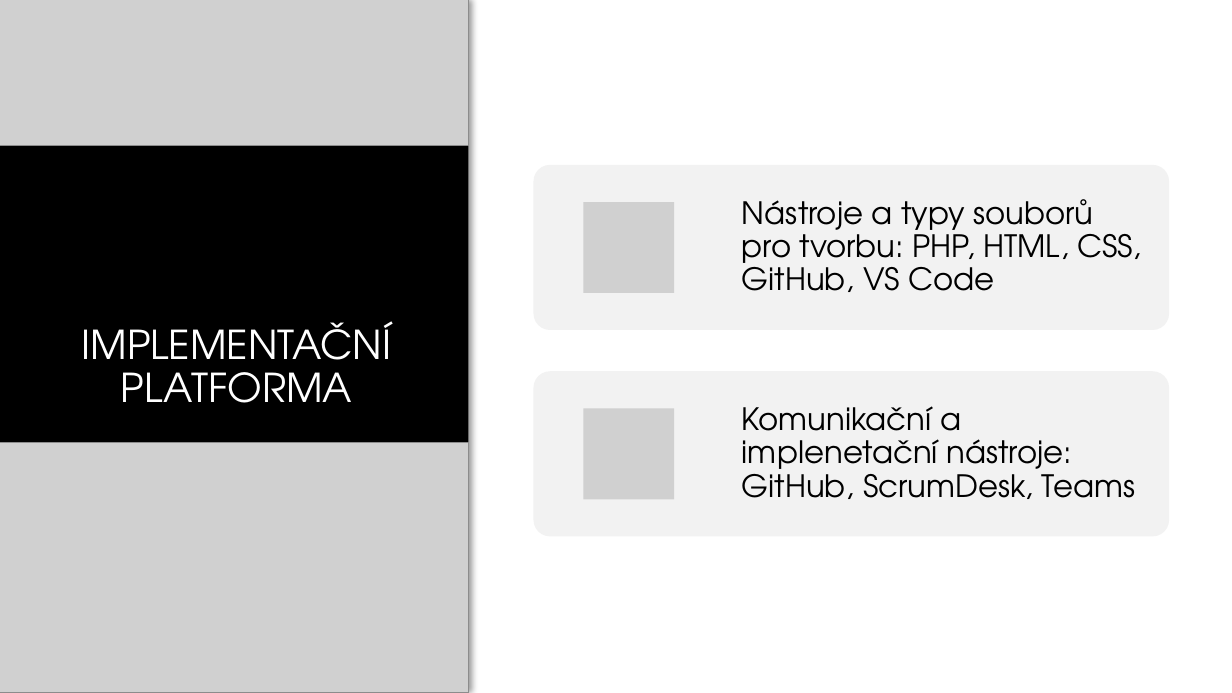
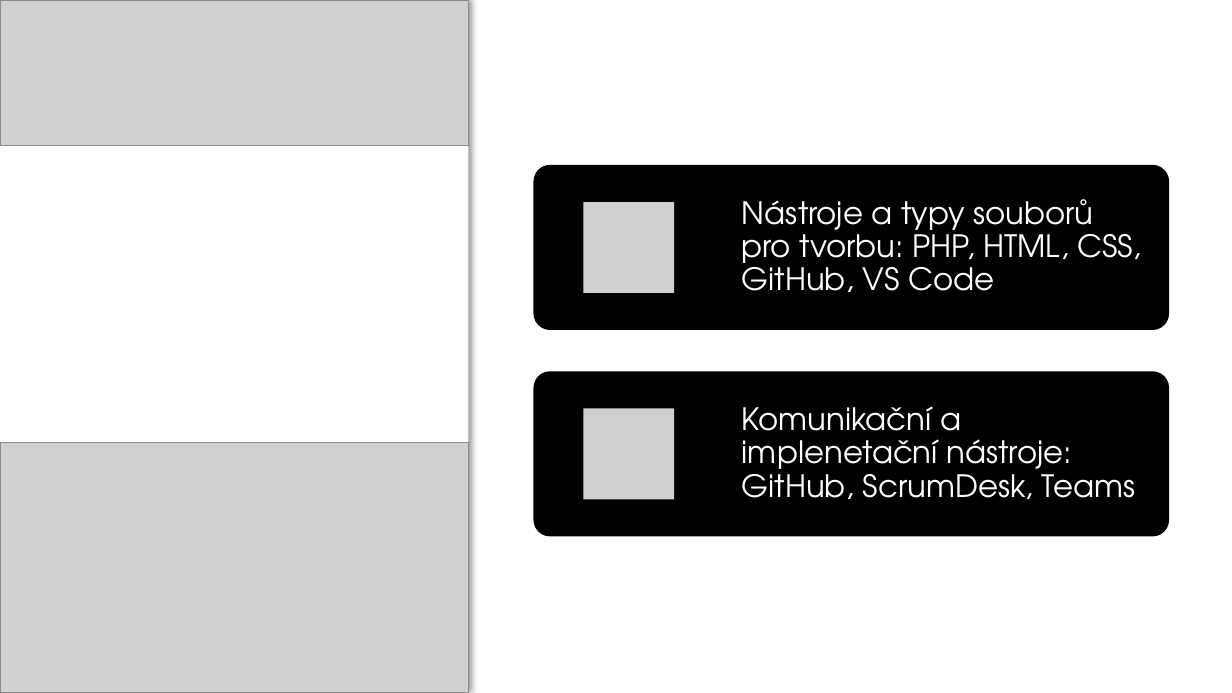
Before and after one commit to Rtizie/RSP_Last_Place_Is_Also_Place, a slide deck: slide 3 of Dokumenty/Svět na dosah (1).pptx. Drawn at 1232x693 pixels with LibreOffice and Linux fonts; fonts in the diff are those of the drawing; grey boxes stand for pictures; background and template pictures are left out. Boxes give left, top, right and bottom in pixels: in the first picture for what was removed or moved away, otherwise in the second. Text is boxed around its words. In the diff, an @@ line names an element or a change of style, - is before the commit and + after.

```diff
--- a/Dokumenty/Svět na dosah (1).pptx
+++ b/Dokumenty/Svět na dosah (1).pptx
@@ rectangle at [0,0,469,693]: fill #000000 to #FFFFFF @@
@@ rounded rectangle at [533,165,1169,330]: fill #F2F2F2 to #000000 @@
@@ text "Nástroje a typy souborů pro ..." at [742,199,1141,292]: text colour #000000 to #FFFFFF @@
@@ rounded rectangle at [533,372,1169,537]: fill #F2F2F2 to #000000 @@
@@ text "Komunikační a implenetační nástroje: GitHub, ..." at [742,406,1136,499]: text colour #000000 to #FFFFFF @@
```
Also in this commit, not shown: 8 other slides changed, 1 slide added.
